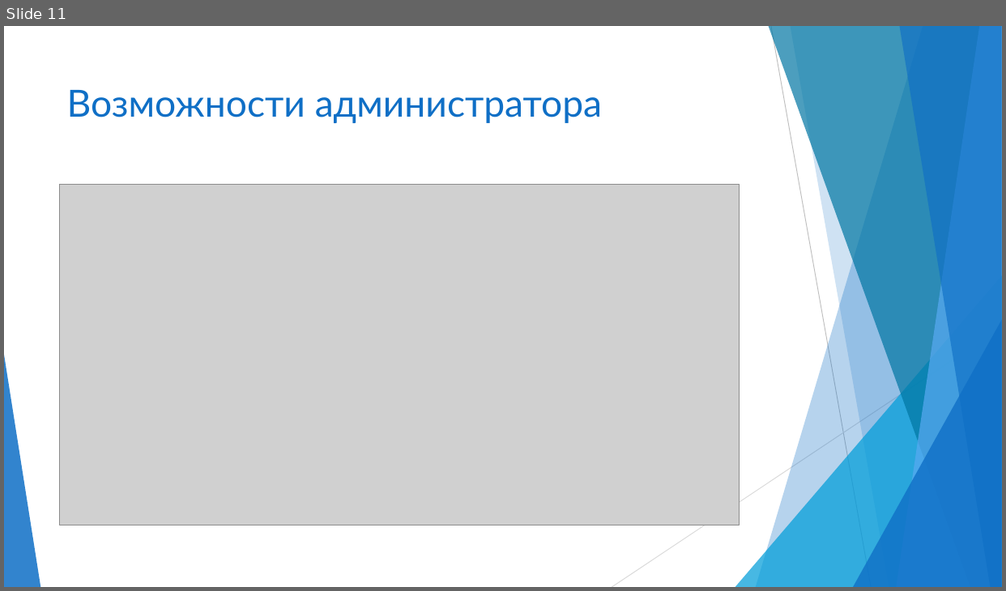
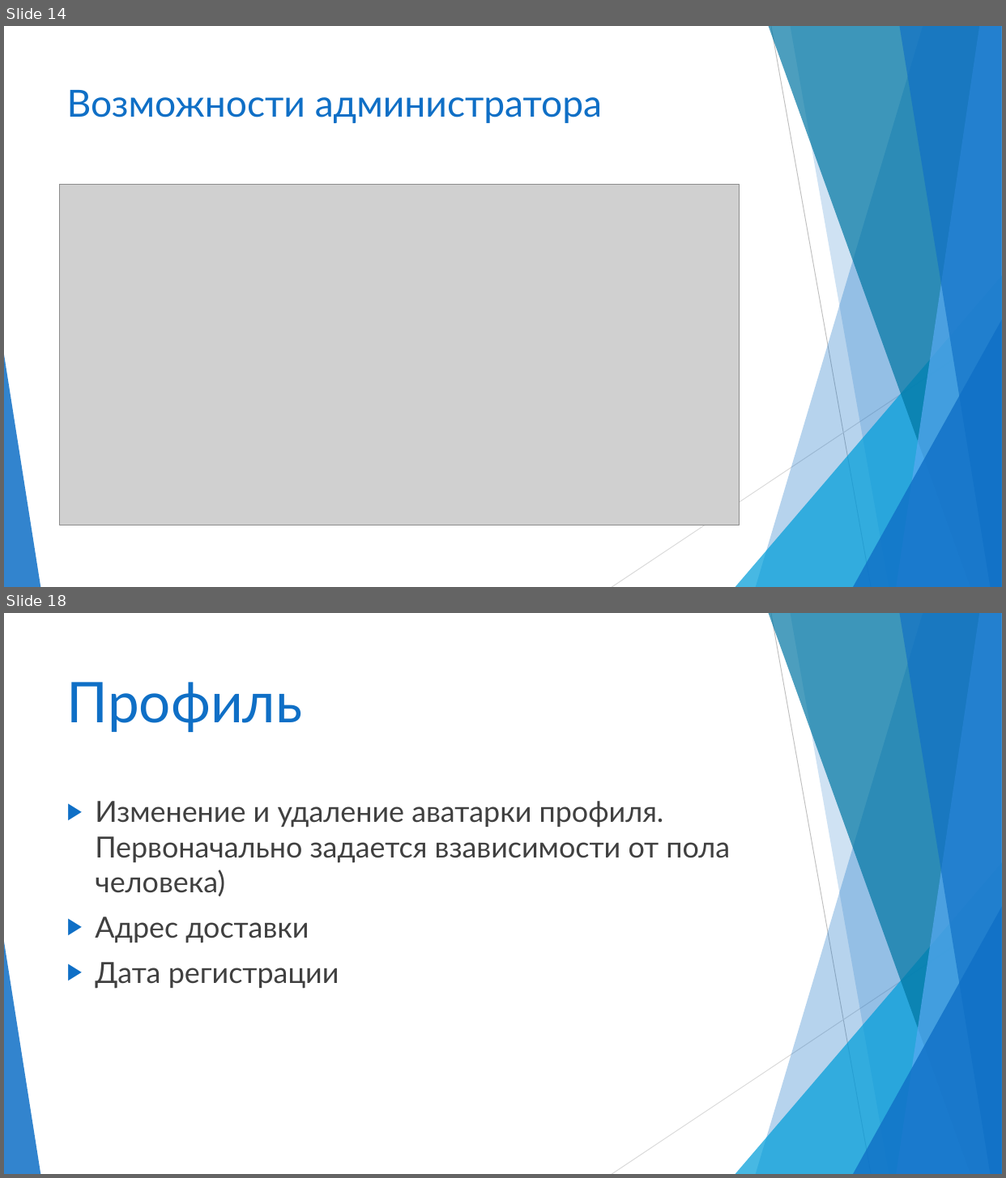
Before and after one commit to Kote5615/flask, a slide deck: flask_project_docx/bookshop.pptx. Shown one above the other, each under a label of ours: slide 11 before the commit, slides 14 and 18 after it; the slides between them are not shown. The pictures are 1006x591 and 1006x1178 pixels, drawn with LibreOffice and Linux fonts; fonts in the diff are those of the drawing; grey boxes stand for pictures. Boxes give left, top, right and bottom in pixels: in the first picture for what was removed or moved away, otherwise in the second. Text is boxed around its words. In the diff, an @@ line names an element or a change of style, - is before the commit and + after.

```diff
--- a/flask_project_docx/bookshop.pptx
+++ b/flask_project_docx/bookshop.pptx
@@ slide 18 added at (x1=4, y1=613, x2=1002, y2=1174), background #FFFFFF; not listed: 10 template elements that a slide beside it also shows @@
@@ title added at (x1=67, y1=682, x2=303, y2=732), 54 pt, text #0F6FC6 @@
+Профиль
@@ text added at (x1=95, y1=801, x2=730, y2=989), 28 pt, text #404040 @@
+▶ Изменение и удаление аватарки профиля. Первоначально задается взависимости от пола человека)
+▶ Адрес доставки
+▶ Дата регистрации
@@ what was slide 11 is now slide 14 @@
```
Also in this commit, not shown: 4 slides changed, 11 other slides added, 1 slide removed.
